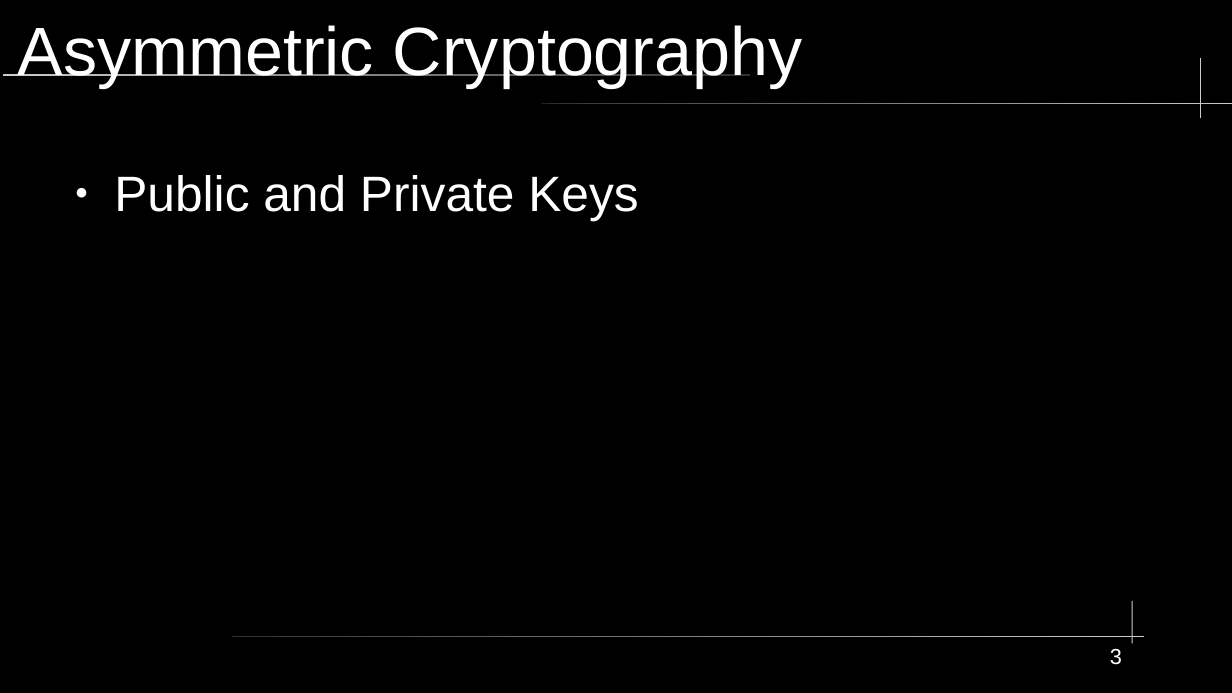
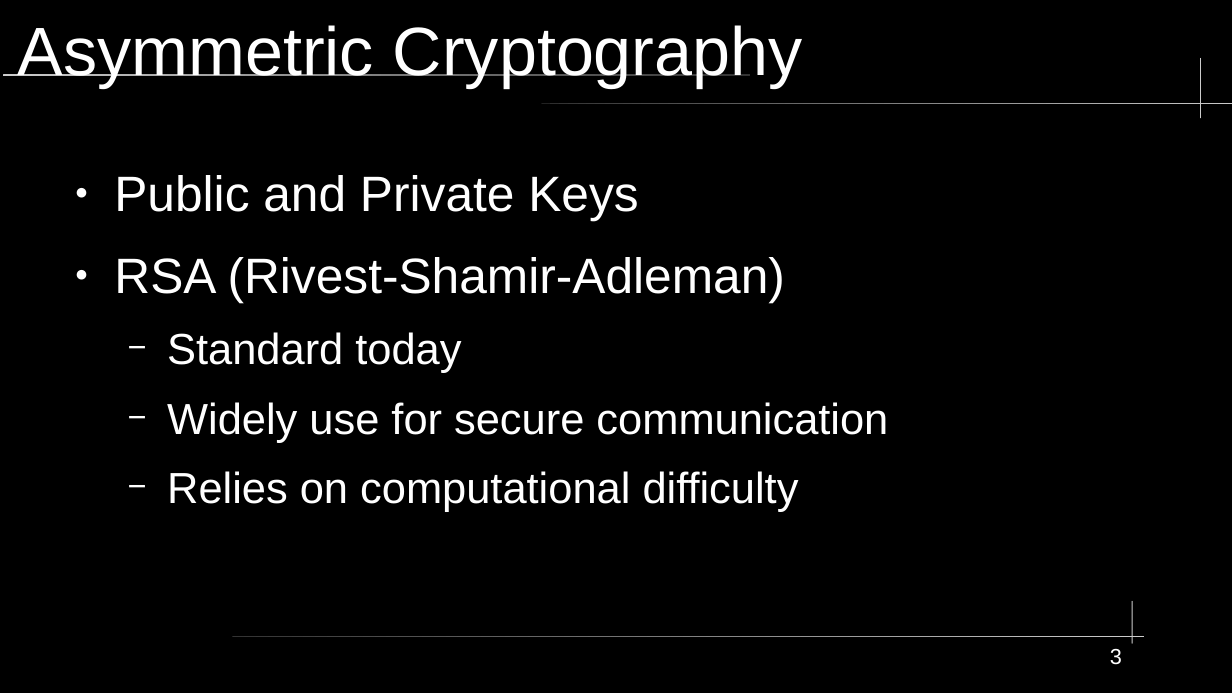
Before and after one commit to City-Colleges-of-Chicago-Cybersecurity/COMPSFI-214, a slide deck: slide 3 of 2026/Spring/powerpoints/Chapter-07-PKI-and-Cryptographic-Applications.odp. Drawn at 1232x693 pixels with LibreOffice and Linux fonts; fonts in the diff are those of the drawing. Boxes give left, top, right and bottom in pixels: in the first picture for what was removed or moved away, otherwise in the second. Text is boxed around its words. In the diff, an @@ line names an element or a change of style, - is before the commit and + after.

```diff
--- a/2026/Spring/powerpoints/Chapter-07-PKI-and-Cryptographic-Applications.odp
+++ b/2026/Spring/powerpoints/Chapter-07-PKI-and-Cryptographic-Applications.odp
@@ text at [114,257,888,512]: paragraphs added @@
+● RSA (Rivest-Shamir-Adleman)
+  − Standard today
+  − Widely use for secure communication
+  − Relies on computational difficulty
```
Also in this commit, not shown: 25 slides added, 8 other files.
